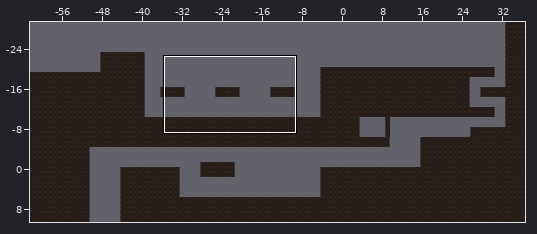
Tiled map -- Assets/Tiled/Level1TileMap/map1-1.tmx. The first picture is a wide view before the edit; the outline marks the close-up.
Close-up. The starting point:
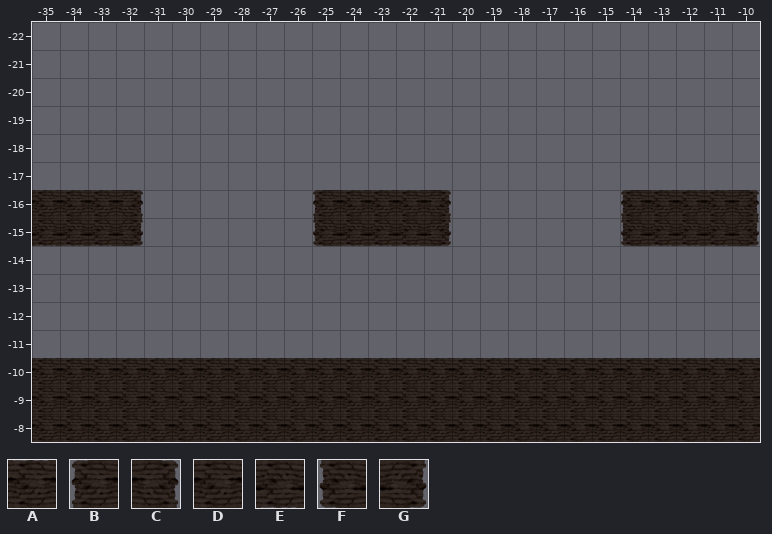
Cells are 256x256 px. Shown: x -35..-10, y -22..-8.
Key: from "Level1 Tileset": A 0, B 1, C 2, D 8, E 16, F 17, G 18.
_ is an empty cell.
Layer "ground" before, first column x -35:
-22 __________________________
-21 __________________________
-20 __________________________
-19 __________________________
-18 __________________________
-17 __________________________
-16 AAAC______BAAAC______BAAAC
-15 EEEG______FEEEG______FEEEG
-14 __________________________
-13 __________________________
-12 __________________________
-11 __________________________
-10 AAAAAAAAAAAAAAAAAAAAAAAAAA
 -9 DDDDDDDDDDDDDDDDDDDDDDDDDD
 -8 DDDDDDDDDDDDDDDDDDDDDDDDDD
After the commit:
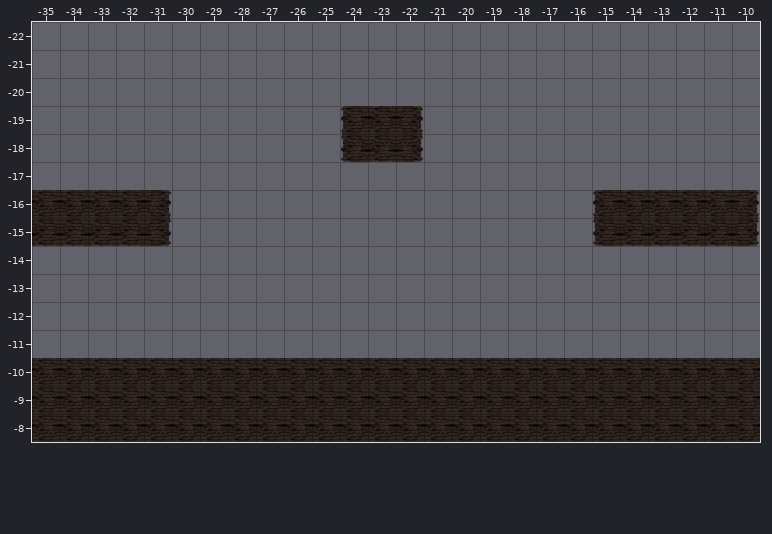
Difference:
{"where": "layer \"ground\""}
{"y":-19,"x":-24,"old":"___","new":"BAC"}
{"y":-18,"x":-24,"old":"___","new":"FEG"}
{"y":-16,"x":-32,"old":"C_","new":"AC"}
{"y":-16,"x":-25,"old":"BAAAC","new":"_____"}
{"y":-16,"x":-15,"old":"_B","new":"BA"}
{"y":-15,"x":-32,"old":"G_","new":"EG"}
{"y":-15,"x":-25,"old":"FEEEG","new":"_____"}
{"y":-15,"x":-15,"old":"_F","new":"FE"}
{"label":"added","picture_box":[341,106,423,162]}
{"label":"changed","picture_box":[119,190,171,246]}
{"label":"removed","picture_box":[313,190,451,246]}
{"label":"changed","picture_box":[593,190,644,246]}
